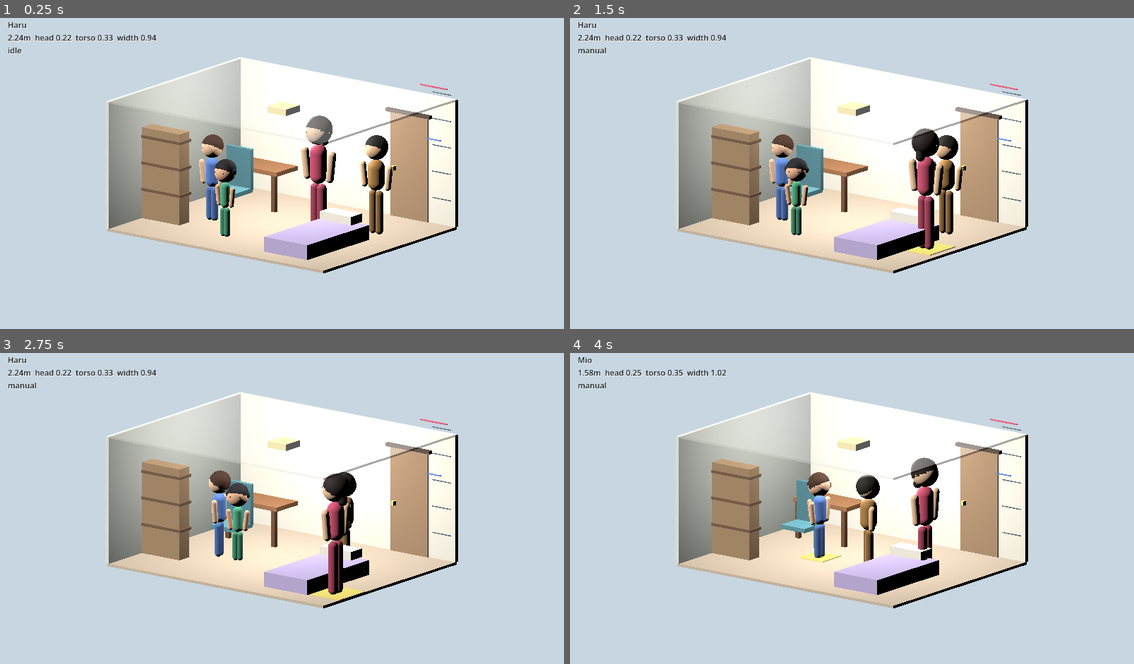
Above: before the commit, frames 1-4 (two rows, left to right).
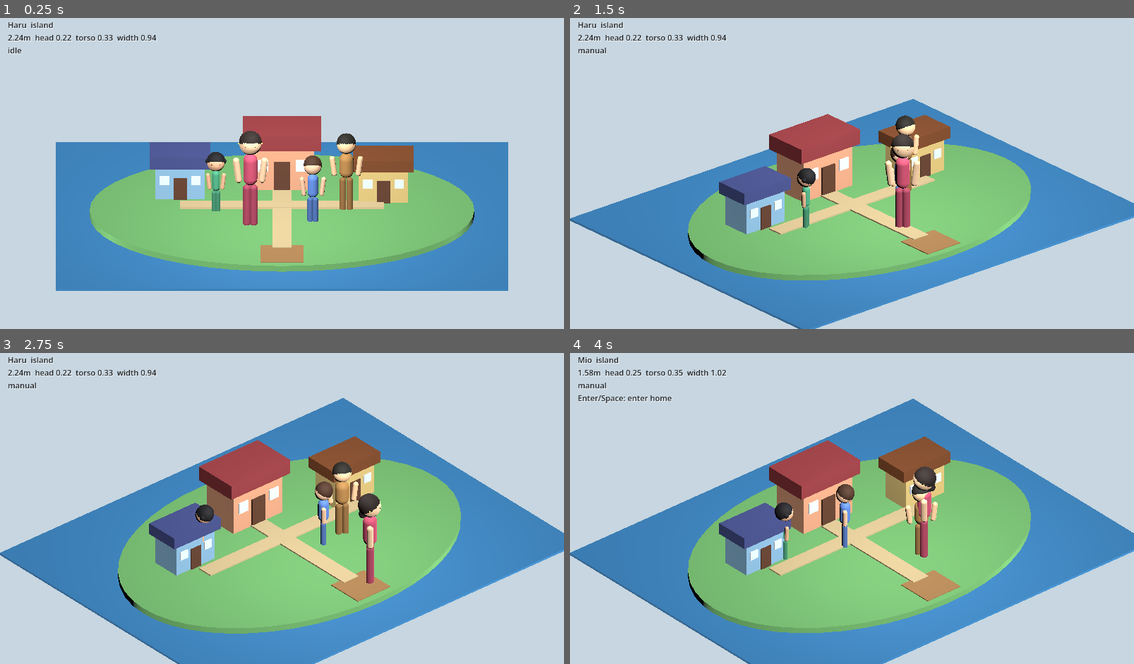
Above: after the commit, the same moments.

Repository: tinky44/tomocol_lite
Game: Godot game, scene res://scenes/main.tscn
The game is run twice, just before and just after one commit, with the same random seed, the same clock (stepped at 60 frames per second) and the same inputs.
Inputs:
- Up to frame 1 (0.25 s): no input
- Up to frame 2 (1.5 s): tap Enter at 0.5 s; hold D 0.53-1.28 s; hold J 0.53-1.28 s; tap Space at 0.77, 1.07 s; tap L at 0.8, 1.35 s; hold S from 1.28 s (still down)
- Up to frame 3 (2.75 s): tap Space at 1.52, 1.82 s; tap I at 1.55 s; release S at 2.03 s; hold D from 2.03 s (still down); hold I from 2.03 s (still down); tap K at 2.3 s
- Up to frame 4 (4 s): release D at 2.78 s; release I at 2.78 s; hold W 2.78-3.53 s; tap K at 2.85 s; tap Space at 3.02, 3.32, 3.77 s; tap Enter at 3.05 s; hold A from 3.53 s (still down); hold Enter from 3.53 s (still down); tap E at 3.8 s

The runs differ from the first frame. In frame 1, 49% of the frame differs, in the area x 5-91%, y 1-88%; in frame 2, 48%; in frame 3, 53%; in frame 4, 53%, in the area x 0-100%, y 1-100%.

Commit message:
feat: 島と家の出入りを追加
Co-authored-by: chatgpt-codex-connector[bot] <199175422+chatgpt-codex-connector[bot]@users.noreply.github.com>

Diff:
--- a/godot-project/scripts/Main.gd
+++ b/godot-project/scripts/Main.gd
@@ -3,19 +3,35 @@
 const ROOM_WIDTH := 5.0
 const ROOM_DEPTH := 4.0
 const ROOM_HEIGHT := 2.4
+
+const ISLAND_RADIUS_X := 4.25
+const ISLAND_RADIUS_Z := 3.05
 
 const DEFAULT_HEIGHT := 1.60
 const DEFAULT_DOOR_HEIGHT := 2.00
 const HEIGHT_MIN := 1.35
 const HEIGHT_MAX := 2.60
 
+const HOUSE_ENTRY_POINT := Vector3(0.0, 0.0, -0.82)
+const ROOM_EXIT_POINT := Vector3(1.45, 0.0, -1.43)
+
 var residents: Array[Dictionary] = []
 var selected_index := 0
+var current_place := "island"
 var selection_marker: MeshInstance3D
 var resident_label: Label
 var input_cooldown := 0.0
 var rng := RandomNumberGenerator.new()
 
+var build_root: Node3D
+var island_root: Node3D
+var room_root: Node3D
+var camera: Camera3D
+var camera_yaw := 0.0
+var camera_distance := 7.2
+var camera_height := 3.2
+var camera_size := 7.0
+
 
 func _ready() -> void:
 	rng.seed = 44021
@@ -27,21 +43,57 @@
 		return
 
 	input_cooldown = maxf(input_cooldown - delta, 0.0)
+	_handle_camera_input(delta)
 	var selected_moved := _handle_player_input(delta)
 	_update_residents(delta, selected_moved)
 	_update_selection_marker()
 	_update_hud()
+	_update_camera()
 
 
 func _build_world() -> void:
 	_add_lights()
 	_add_camera()
+
+	island_root = Node3D.new()
+	island_root.name = "Island"
+	add_child(island_root)
+	build_root = island_root
+	_add_island()
+
+	room_root = Node3D.new()
+	room_root.name = "House Interior"
+	add_child(room_root)
+	build_root = room_root
 	_add_room()
 	_add_furniture()
 	_add_scale_guides()
+	room_root.visible = false
+
+	build_root = null
 	_add_residents()
 	_add_selection_marker()
 	_add_hud()
+	_update_camera()
+
+
+func _handle_camera_input(delta: float) -> void:
+	if Input.is_key_pressed(KEY_J):
+		camera_yaw -= 1.15 * delta
+	if Input.is_key_pressed(KEY_L):
+		camera_yaw += 1.15 * delta
+	if Input.is_key_pressed(KEY_I):
+		camera_height = clampf(camera_height + 1.8 * delta, 1.6, 6.0)
+	if Input.is_key_pressed(KEY_K):
+		camera_height = clampf(camera_height - 1.8 * delta, 1.6, 6.0)
+	if Input.is_key_pressed(KEY_MINUS):
+		camera_size = clampf(camera_size + 2.5 * delta, 4.4, 9.0)
+	if Input.is_key_pressed(KEY_EQUAL):
+		camera_size = clampf(camera_size - 2.5 * delta, 4.4, 9.0)
+	if Input.is_key_pressed(KEY_HOME):
+		camera_yaw = 0.0
+		camera_height = 2.7 if current_place == "room" else 3.2
+		camera_size = 5.6 if current_place == "room" else 7.0
 
 
 func _handle_player_input(delta: float) -> bool:
@@ -52,6 +104,10 @@
 		elif Input.is_key_pressed(KEY_E):
 			_select_resident(1)
 			input_cooldown = 0.18
+		elif Input.is_key_pressed(KEY_ENTER) or Input.is_key_pressed(KEY_SPACE):
+			if _try_place_transition():
+				input_cooldown = 0.35
+				return true
 
 	if Input.is_key_pressed(KEY_Z):
 		_adjust_selected_profile("height", -0.46 * delta, HEIGHT_MIN, HEIGHT_MAX)
@@ -70,31 +126,105 @@
 	if Input.is_key_pressed(KEY_T):
 		_adjust_selected_profile("shoulder_scale", 0.25 * delta, 0.72, 1.35)
 
-	var input := Vector3.ZERO
+	var input := Vector2.ZERO
 	if Input.is_key_pressed(KEY_A) or Input.is_key_pressed(KEY_LEFT):
 		input.x -= 1.0
 	if Input.is_key_pressed(KEY_D) or Input.is_key_pressed(KEY_RIGHT):
 		input.x += 1.0
 	if Input.is_key_pressed(KEY_W) or Input.is_key_pressed(KEY_UP):
-		input.z -= 1.0
+		input.y += 1.0
 	if Input.is_key_pressed(KEY_S) or Input.is_key_pressed(KEY_DOWN):
-		input.z += 1.0
+		input.y -= 1.0
 
 	if input.length() <= 0.0:
 		return false
 
-	input = input.normalized()
+	var move_direction := _screen_input_to_world(input.normalized())
 	_break_partner(selected_index)
 
 	var resident: Dictionary = residents[selected_index]
 	var node: Node3D = resident["node"] as Node3D
-	node.position = _clamp_room_position(node.position + input * 1.45 * delta)
-	_face_position(node, node.global_position + input)
+	node.position = _clamp_current_position(node.position + move_direction * 1.45 * delta)
+	_face_position(node, node.global_position + move_direction)
 	resident["state"] = "manual"
 	resident["timer"] = 1.0
 	resident["target"] = node.position
 	residents[selected_index] = resident
 	return true
+
+
+func _screen_input_to_world(input: Vector2) -> Vector3:
+	var right := Vector3(cos(camera_yaw), 0.0, -sin(camera_yaw))
+	var forward := Vector3(-sin(camera_yaw), 0.0, -cos(camera_yaw))
+	return (right * input.x + forward * input.y).normalized()
+
+
+func _try_place_transition() -> bool:
+	var selected := residents[selected_index]
+	var node: Node3D = selected["node"] as Node3D
+	if current_place == "island":
+		if node.position.distance_to(HOUSE_ENTRY_POINT) <= 0.78:
+			_enter_house()
+			return true
+	else:
+		if node.position.distance_to(ROOM_EXIT_POINT) <= 0.78:
+			_exit_house()
+			return true
+	return false
+
+
+func _enter_house() -> void:
+	current_place = "room"
+	island_root.visible = false
+	room_root.visible = true
+	camera_yaw = 0.0
+	camera_height = 2.7
+	camera_size = 5.6
+	camera_distance = 6.0
+	_place_residents(_room_spawn_points())
+
+
+func _exit_house() -> void:
+	current_place = "island"
+	room_root.visible = false
+	island_root.visible = true
+	camera_yaw = 0.0
+	camera_height = 3.2
+	camera_size = 7.0
+	camera_distance = 7.2
+	_place_residents(_island_spawn_points())
+
+
+func _place_residents(spawn_points: Array[Vector3]) -> void:
+	for index in range(residents.size()):
+		var resident: Dictionary = residents[index]
+		var node: Node3D = resident["node"] as Node3D
+		node.position = spawn_points[index % spawn_points.size()]
+		node.rotation = Vector3.ZERO
+		resident["state"] = "idle"
+		resident["target"] = node.position
+		resident["timer"] = rng.randf_range(0.4, 1.6)
+		resident["partner"] = -1
+		residents[index] = resident
+		_set_chat_marker(index, false)
+
+
+func _island_spawn_points() -> Array[Vector3]:
+	return [
+		Vector3(-0.70, 0.0, 0.75),
+		Vector3(0.68, 0.0, 0.58),
+		Vector3(-1.46, 0.0, 0.02),
+		Vector3(1.42, 0.0, -0.08)
+	]
+
+
+func _room_spawn_points() -> Array[Vector3]:
+	return [
+		Vector3(1.20, 0.0, -1.18),
+		Vector3(-1.35, 0.0, 0.34),
+		Vector3(-0.45, 0.0, 1.12),
+		Vector3(1.62, 0.0, -0.30)
+	]
 
 
 func _select_resident(step: int) -> void:
@@ -227,8 +357,8 @@
 	var b_profile: Dictionary = b_resident["profile"]
 	var spacing := 0.70 + absf(float(a_profile["height"]) - float(b_profile["height"])) * 0.12
 	var midpoint := (a_node.position + b_node.position) * 0.5
-	var a_target := _clamp_room_position(midpoint - direction * spacing * 0.5)
-	var b_target := _clamp_room_position(midpoint + direction * spacing * 0.5)
+	var a_target := _clamp_current_position(midpoint - direction * spacing * 0.5)
+	var b_target := _clamp_current_position(midpoint + direction * spacing * 0.5)
 
 	a_resident["state"] = "meet"
 	a_resident["partner"] = b
@@ -247,12 +377,27 @@
 	var resident: Dictionary = residents[index]
 	resident["state"] = "wander"
 	resident["partner"] = -1
-	resident["target"] = Vector3(
-		rng.randf_range(-ROOM_WIDTH * 0.38, ROOM_WIDTH * 0.36),
-		0.0,
-		rng.randf_range(-ROOM_DEPTH * 0.34, ROOM_DEPTH * 0.28)
-	)
+	resident["target"] = _random_wander_target()
 	residents[index] = resident
+
+
+func _random_wander_target() -> Vector3:
+	if current_place == "room":
+		return Vector3(
+			rng.randf_range(-ROOM_WIDTH * 0.38, ROOM_WIDTH * 0.36),
+			0.0,
+			rng.randf_range(-ROOM_DEPTH * 0.34, ROOM_DEPTH * 0.28)
+		)
+
+	for attempt in range(12):
+		var candidate := Vector3(
+			rng.randf_range(-ISLAND_RADIUS_X * 0.82, ISLAND_RADIUS_X * 0.82),
+			0.0,
+			rng.randf_range(-ISLAND_RADIUS_Z * 0.74, ISLAND_RADIUS_Z * 0.66)
+		)
+		if _is_inside_island(candidate):
+			return candidate
+	return Vector3.ZERO
 
 
 func _begin_chat_pair(a: int, b: int) -> void:
@@ -305,8 +450,9 @@
 		return true
 
 	var step := minf(speed * delta, distance)
-	node.position = _clamp_room_position(node.position + offset.normalized() * step)
-	_face_position(node, node.global_position + offset)
+	var movement := offset.normalized()
+	node.position = _clamp_current_position(node.position + movement * step)
+	_face_position(node, node.global_position + movement)
 	return distance <= 0.12
 
 
@@ -314,6 +460,13 @@
 	var flat_target := Vector3(target.x, node.global_position.y, target.z)
 	if node.global_position.distance_to(flat_target) > 0.05:
 		node.look_at(flat_target, Vector3.UP)
+		node.rotate_y(PI)
+
+
+func _clamp_current_position(position: Vector3) -> Vector3:
+	if current_place == "room":
+		return _clamp_room_position(position)
+	return _clamp_island_position(position)
 
 
 func _clamp_room_position(position: Vector3) -> Vector3:
@@ -322,6 +475,22 @@
 		0.0,
 		clampf(position.z, -ROOM_DEPTH * 0.39, ROOM_DEPTH * 0.34)
 	)
+
+
+func _clamp_island_position(position: Vector3) -> Vector3:
+	var x := position.x
+	var z := position.z
+	var normalized := Vector2(x / (ISLAND_RADIUS_X * 0.88), z / (ISLAND_RADIUS_Z * 0.78))
+	if normalized.length() > 1.0:
+		normalized = normalized.normalized()
+		x = normalized.x * ISLAND_RADIUS_X * 0.88
+		z = normalized.y * ISLAND_RADIUS_Z * 0.78
+	return Vector3(x, 0.0, z)
+
+
+func _is_inside_island(position: Vector3) -> bool:
+	var normalized := Vector2(position.x / (ISLAND_RADIUS_X * 0.88), position.z / (ISLAND_RADIUS_Z * 0.78))
+	return normalized.length() <= 1.0
 
 
 func _add_residents() -> void:
@@ -391,12 +560,7 @@
 			"hair_style": 0
 		}
 	]
-	var positions: Array[Vector3] = [
-		Vector3(0.92, 0.0, 0.10),
-		Vector3(-1.35, 0.0, 0.34),
-		Vector3(-0.45, 0.0, 1.12),
-		Vector3(1.62, 0.0, -0.72)
-	]
+	var positions := _island_spawn_points()
 
 	for index in range(profiles.size()):
 		var profile: Dictionary = profiles[index]
@@ -489,26 +653,62 @@
 	var sun := DirectionalLight3D.new()
 	sun.name = "Soft Window Light"
 	sun.light_energy = 1.4
-	sun.rotation_degrees = Vector3(-42.0, -30.0, 0.0)
+	sun.rotation_degrees = Vector3(-42.0, -10.0, 0.0)
 	add_child(sun)
 
 	var room_light := OmniLight3D.new()
-	room_light.name = "Ceiling Light"
-	room_light.position = Vector3(0.0, ROOM_HEIGHT - 0.1, -0.25)
+	room_light.name = "Shared Soft Light"
+	room_light.position = Vector3(0.0, 3.8, 1.4)
 	room_light.light_energy = 2.2
-	room_light.omni_range = 5.5
+	room_light.omni_range = 8.5
 	add_child(room_light)
 
 
 func _add_camera() -> void:
-	var camera := Camera3D.new()
-	camera.name = "Dollhouse Camera"
+	camera = Camera3D.new()
+	camera.name = "Front Dollhouse Camera"
 	camera.projection = Camera3D.PROJECTION_ORTHOGONAL
-	camera.size = 5.8
-	camera.position = Vector3(4.0, 2.8, 5.2)
 	camera.current = true
 	add_child(camera)
-	camera.look_at(Vector3(0.0, 1.08, 0.0), Vector3.UP)
+
+
+func _update_camera() -> void:
+	if camera == null:
+		return
+
+	var target := Vector3(0.0, 0.90, -0.25)
+	if current_place == "room":
+		target = Vector3(0.0, 1.04, -0.05)
+
+	var offset := Vector3(sin(camera_yaw) * camera_distance, camera_height, cos(camera_yaw) * camera_distance)
+	camera.position = target + offset
+	camera.size = camera_size
+	camera.look_at(target, Vector3.UP)
+
+
+func _add_island() -> void:
+	_add_box("Sea", Vector3(10.0, 0.05, 8.0), Vector3(0.0, -0.10, 0.0), Color(0.20, 0.48, 0.70))
+
+	var island := _add_cylinder("Oval Island", 1.0, 0.16, Vector3(0.0, -0.02, 0.0), Color(0.42, 0.68, 0.40))
+	island.scale = Vector3(ISLAND_RADIUS_X, 1.0, ISLAND_RADIUS_Z)
+
+	_add_box("Front Dock", Vector3(0.95, 0.08, 0.90), Vector3(0.0, 0.04, 2.42), Color(0.62, 0.46, 0.28))
+	_add_box("Main Path", Vector3(0.42, 0.035, 3.20), Vector3(0.0, 0.075, 0.50), Color(0.78, 0.70, 0.52))
+	_add_box("Cross Path", Vector3(4.50, 0.035, 0.38), Vector3(0.0, 0.08, -0.25), Color(0.78, 0.70, 0.52))
+	_add_box("Home Door Mat", Vector3(0.72, 0.032, 0.46), HOUSE_ENTRY_POINT + Vector3(0.0, 0.035, 0.0), Color(0.88, 0.62, 0.28))
+
+	_add_house("Center Home", Vector3(0.0, 0.0, -1.52), Color(0.86, 0.62, 0.48), Color(0.54, 0.20, 0.22), true)
+	_add_house("Left Home", Vector3(-2.25, 0.0, -0.92), Color(0.52, 0.70, 0.82), Color(0.24, 0.28, 0.50), false)
+	_add_house("Right Home", Vector3(2.24, 0.0, -0.74), Color(0.82, 0.72, 0.45), Color(0.45, 0.25, 0.12), false)
+
+
+func _add_house(label: String, base_position: Vector3, wall_color: Color, roof_color: Color, active: bool) -> void:
+	var size_scale := 1.10 if active else 0.86
+	_add_box(label + " Body", Vector3(1.28, 1.02, 0.82) * size_scale, base_position + Vector3(0.0, 0.51 * size_scale, 0.0), wall_color)
+	_add_box(label + " Roof", Vector3(1.56, 0.32, 1.00) * size_scale, base_position + Vector3(0.0, 1.12 * size_scale, 0.0), roof_color)
+	_add_box(label + " Door", Vector3(0.34, 0.66, 0.035) * size_scale, base_position + Vector3(0.0, 0.35 * size_scale, 0.43 * size_scale), Color(0.36, 0.22, 0.15))
+	_add_box(label + " Left Window", Vector3(0.24, 0.24, 0.035) * size_scale, base_position + Vector3(-0.40 * size_scale, 0.61 * size_scale, 0.435 * size_scale), Color(0.85, 0.94, 1.00))
+	_add_box(label + " Right Window", Vector3(0.24, 0.24, 0.035) * size_scale, base_position + Vector3(0.40 * size_scale, 0.61 * size_scale, 0.435 * size_scale), Color(0.85, 0.94, 1.00))
 
 
 func _add_room() -> void:
@@ -522,6 +722,7 @@
 	_add_box("Door Panel 2.0m", Vector3(0.86, DEFAULT_DOOR_HEIGHT, 0.04), Vector3(door_x, DEFAULT_DOOR_HEIGHT * 0.5, wall_z + 0.01), Color(0.62, 0.50, 0.38))
 	_add_box("Door Top Clearance", Vector3(1.02, 0.06, 0.08), Vector3(door_x, DEFAULT_DOOR_HEIGHT, wall_z + 0.035), Color(0.30, 0.24, 0.20))
 	_add_box("Door Handle", Vector3(0.06, 0.08, 0.08), Vector3(door_x - 0.32, 0.92, wall_z + 0.08), Color(0.95, 0.80, 0.36))
+	_add_box("Exit Mat", Vector3(0.80, 0.022, 0.42), ROOM_EXIT_POINT + Vector3(0.0, 0.030, 0.0), Color(0.82, 0.58, 0.34))
 
 
 func _add_furniture() -> void:
@@ -588,13 +789,22 @@
 
 	var resident: Dictionary = residents[selected_index]
 	var profile: Dictionary = resident["profile"]
-	resident_label.text = "%s\n%.2fm  head %.2f  torso %.2f  width %.2f\n%s" % [
+	var door_hint := ""
+	var node: Node3D = resident["node"] as Node3D
+	if current_place == "island" and node.position.distance_to(HOUSE_ENTRY_POINT) <= 0.78:
+		door_hint = "Enter/Space: enter home"
+	elif current_place == "room" and node.position.distance_to(ROOM_EXIT_POINT) <= 0.78:
+		door_hint = "Enter/Space: exit home"
+
+	resident_label.text = "%s  %s\n%.2fm  head %.2f  torso %.2f  width %.2f\n%s\n%s" % [
 		String(profile.get("name", "Resident")),
+		current_place,
 		float(profile.get("height", DEFAULT_HEIGHT)),
 		float(profile.get("head_ratio", 0.24)),
 		float(profile.get("torso_ratio", 0.34)),
 		float(profile.get("shoulder_scale", 1.0)),
-		String(resident.get("state", "idle"))
+		String(resident.get("state", "idle")),
+		door_hint
 	]
 
 
@@ -636,7 +846,23 @@
 	instance.mesh = _box_mesh(size)
 	instance.position = position
 	instance.material_override = _material(color, transparent)
-	add_child(instance)
+	if build_root == null:
+		add_child(instance)
+	else:
+		build_root.add_child(instance)
+	return instance
+
+
+func _add_cylinder(node_name: String, radius: float, height: float, position: Vector3, color: Color) -> MeshInstance3D:
+	var instance := MeshInstance3D.new()
+	instance.name = node_name
+	instance.mesh = _cylinder_mesh(radius, height)
+	instance.position = position
+	instance.material_override = _material(color)
+	if build_root == null:
+		add_child(instance)
+	else:
+		build_root.add_child(instance)
 	return instance
 
 
@@ -661,6 +887,15 @@
 	mesh.height = maxf(height, radius * 2.2)
 	mesh.radial_segments = 18
 	mesh.rings = 8
+	return mesh
+
+
+func _cylinder_mesh(radius: float, height: float) -> CylinderMesh:
+	var mesh := CylinderMesh.new()
+	mesh.top_radius = radius
+	mesh.bottom_radius = radius
+	mesh.height = height
+	mesh.radial_segments = 48
 	return mesh
 
 
Not shown, changed: AGENTS.md
Not shown, changed: README.md
Not shown, changed: specs/00_vision.md
Not shown, changed: specs/01_daily_life_design.md
Not shown, changed: specs/02_scale_language.md
Not shown, changed: specs/03_godot_technical_plan.md
Not shown, changed: specs/05_resident_social_system.md
